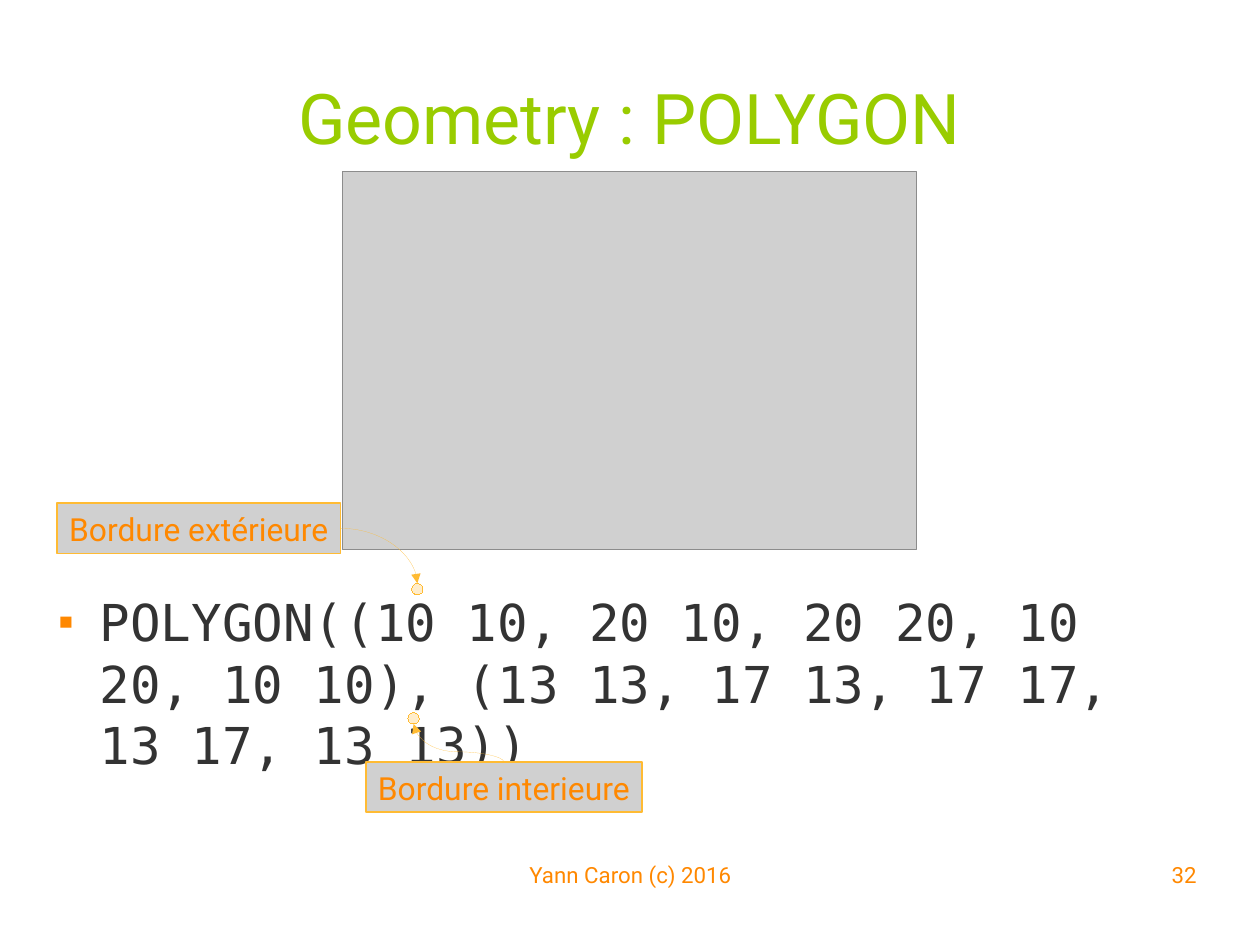
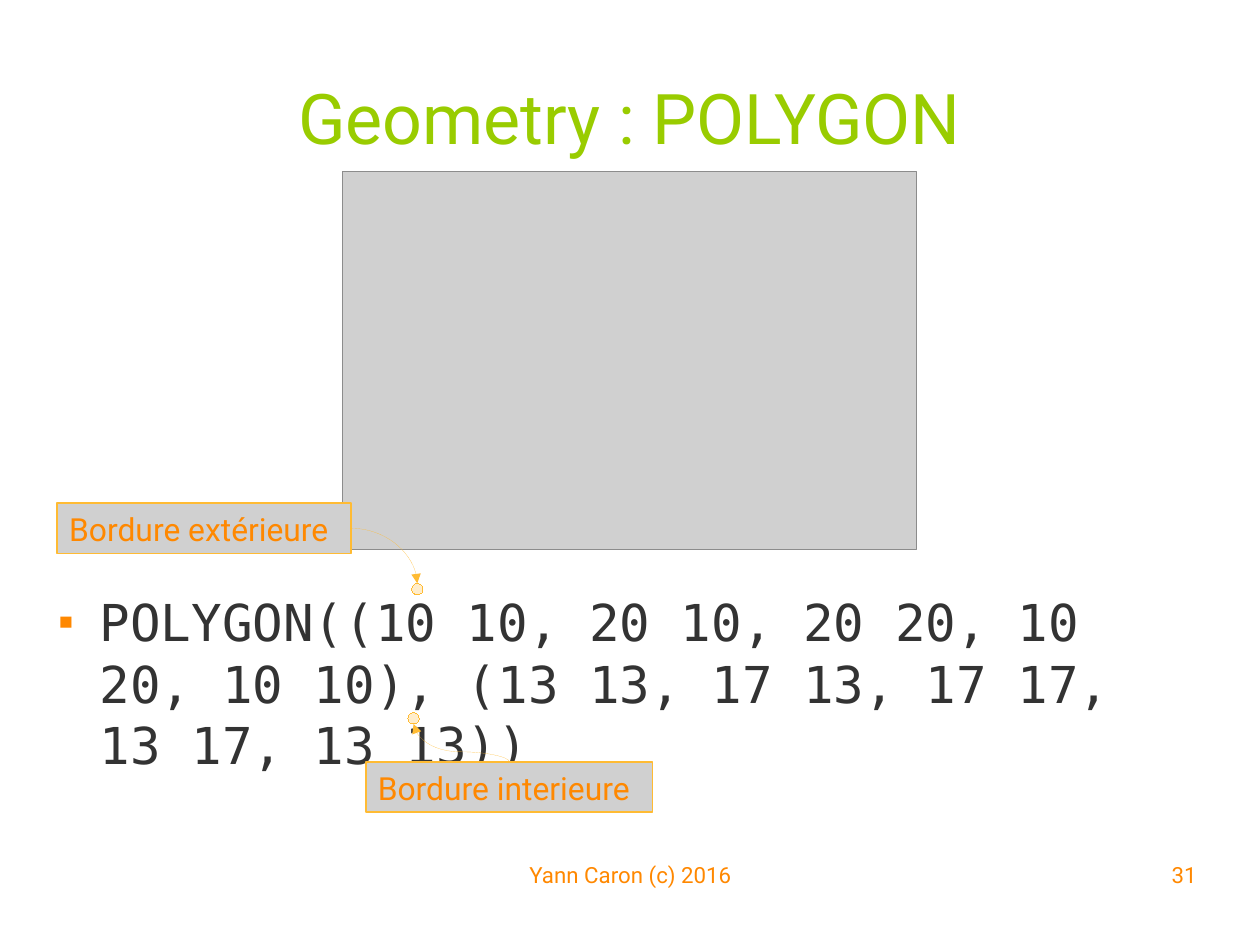
Before and after one commit to YannCaron/Android-ENSG, a slide deck: slide 31 of 10 - Spatialite.odp (slide 32 before the commit). Drawn at 1260x946 pixels with LibreOffice and Linux fonts; fonts in the diff are those of the drawing; grey boxes stand for pictures; background and template pictures are left out. Boxes give left, top, right and bottom in pixels: in the first picture for what was removed or moved away, otherwise in the second. Text is boxed around its words. In the diff, an @@ line names an element or a change of style, - is before the commit and + after.

```diff
--- a/10 - Spatialite.odp
+++ b/10 - Spatialite.odp
@@ picture "Bordure extérieure": place and size @@
-picture "Bordure extérieure" at (57, 503, 341, 553)
+picture "Bordure extérieure" at (57, 503, 351, 553)
@@ curved arrow moved from (341, 528) - (417, 583) to (351, 528) - (417, 583) @@
@@ curved arrow moved from (504, 761) - (414, 724) to (510, 761) - (414, 724) @@
@@ picture "Bordure interieure": place and size @@
-picture "Bordure interieure" at (366, 761, 643, 812)
+picture "Bordure interieure" at (366, 761, 653, 812)
@@ page number at (1172, 867, 1197, 884): text changed @@
-32
+31
```
Also in this commit, not shown: 19 other slides changed, 4 slides added, 1 slide removed.
